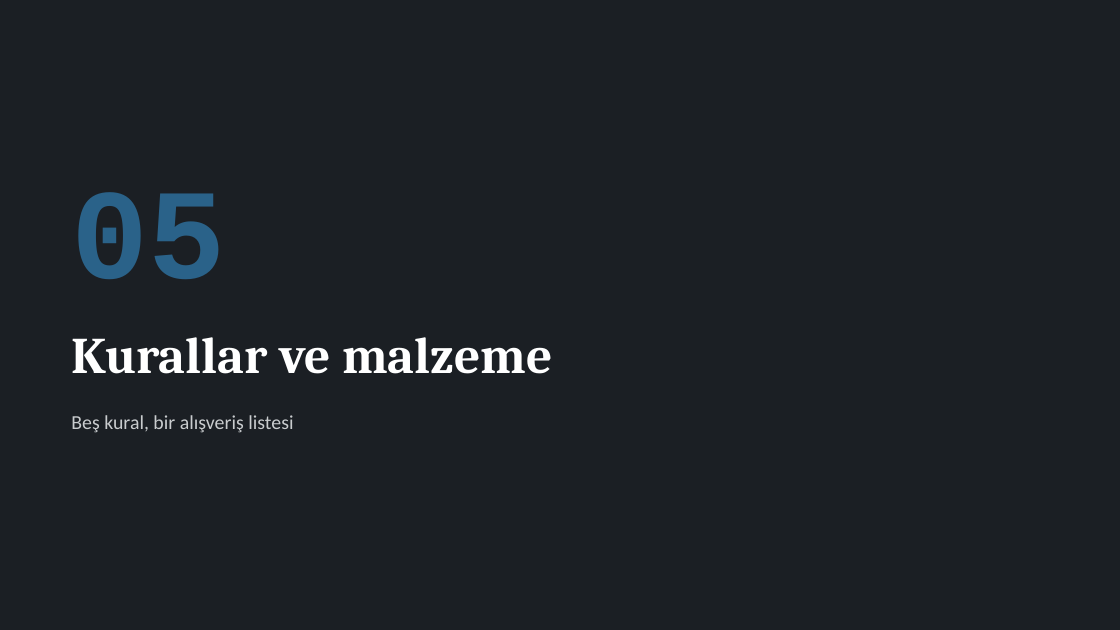
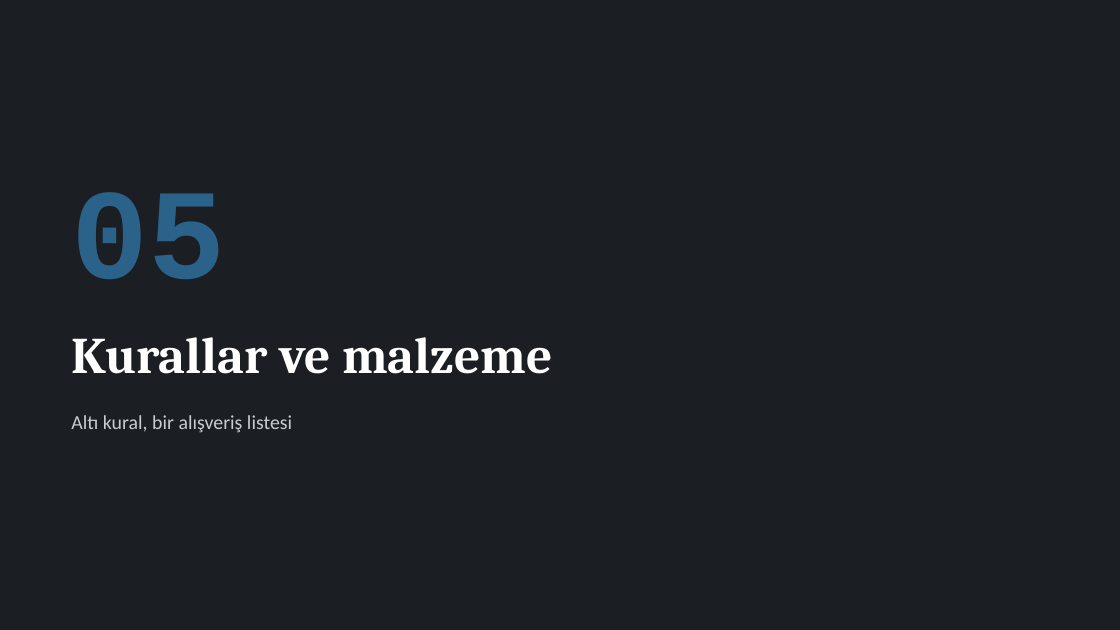
Before and after one commit to bunal91/sanat-ve-mekan, a slide deck: slide 30 of ders/serbest-cizim-teknikleri/02-1hafta-sunum.pptx (slide 29 before the commit). Drawn at 1120x630 pixels with LibreOffice and Linux fonts; fonts in the diff are those of the drawing. Boxes give left, top, right and bottom in pixels: in the first picture for what was removed or moved away, otherwise in the second. Text is boxed around its words. In the diff, an @@ line names an element or a change of style, - is before the commit and + after.

```diff
--- a/ders/serbest-cizim-teknikleri/02-1hafta-sunum.pptx
+++ b/ders/serbest-cizim-teknikleri/02-1hafta-sunum.pptx
@@ text at (x1=71, y1=415, x2=292, y2=433): text changed @@
-Beş kural, bir alışveriş listesi
+Altı kural, bir alışveriş listesi
```
Also in this commit, not shown: 12 other slides changed, 5 slides added, 4 slides removed, 2 other files.
